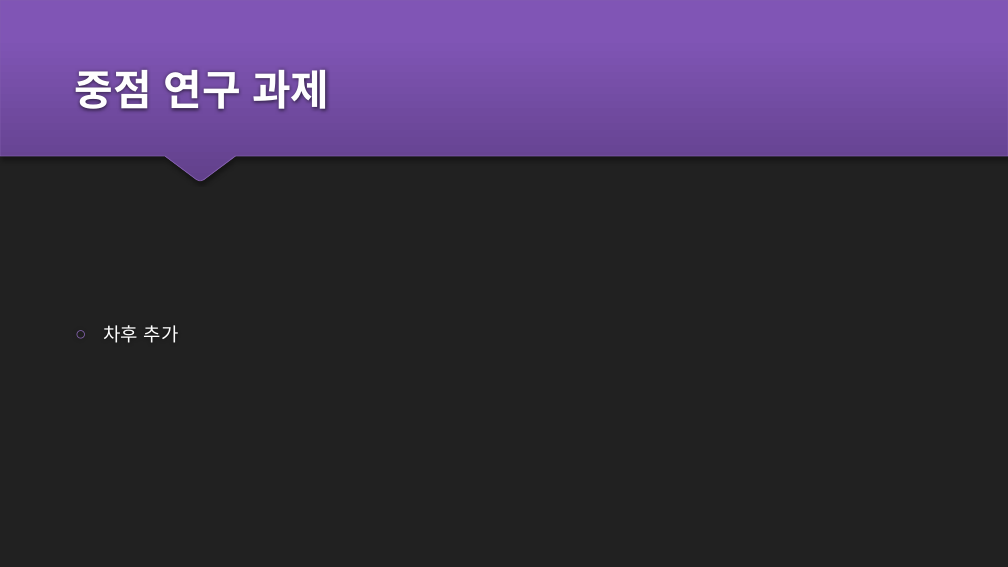
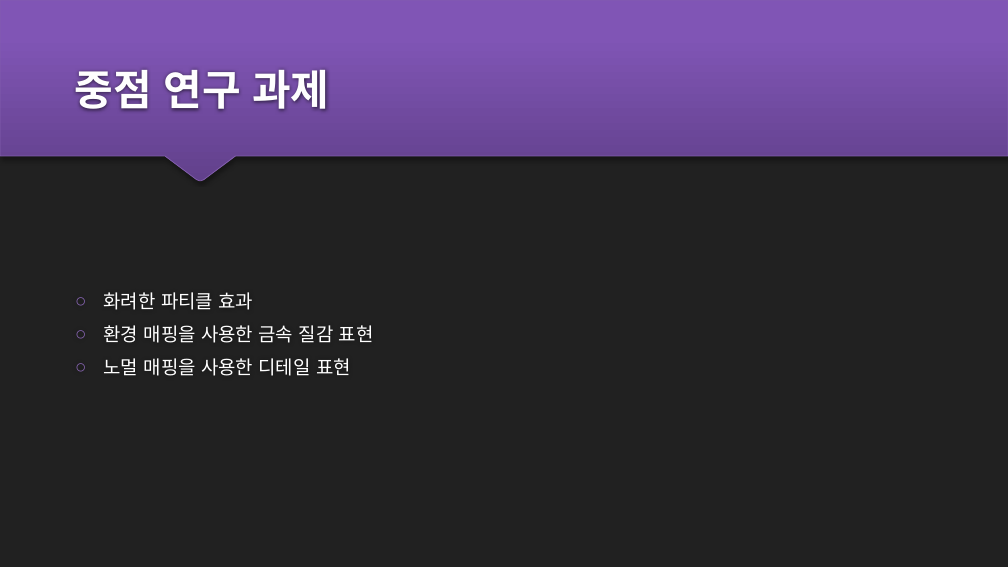
Before and after one commit to GogleEarth/Pills-Fighter, a slide deck: slide 18 of design/알약전사_발표ppt.pptx (slide 20 before the commit). Drawn at 1008x567 pixels with LibreOffice and Linux fonts; fonts in the diff are those of the drawing. Boxes give left, top, right and bottom in pixels: in the first picture for what was removed or moved away, otherwise in the second. Text is boxed around its words. In the diff, an @@ line names an element or a change of style, - is before the commit and + after.

```diff
--- a/design/알약전사_발표ppt.pptx
+++ b/design/알약전사_발표ppt.pptx
@@ text at [104, 292, 374, 376]: text changed @@
-○ 차후 추가
+○ 화려한 파티클 효과
+○ 환경 매핑을 사용한 금속 질감 표현
+○ 노멀 매핑을 사용한 디테일 표현
```
Also in this commit, not shown: 4 other slides changed, 2 slides removed, 3 other files.
